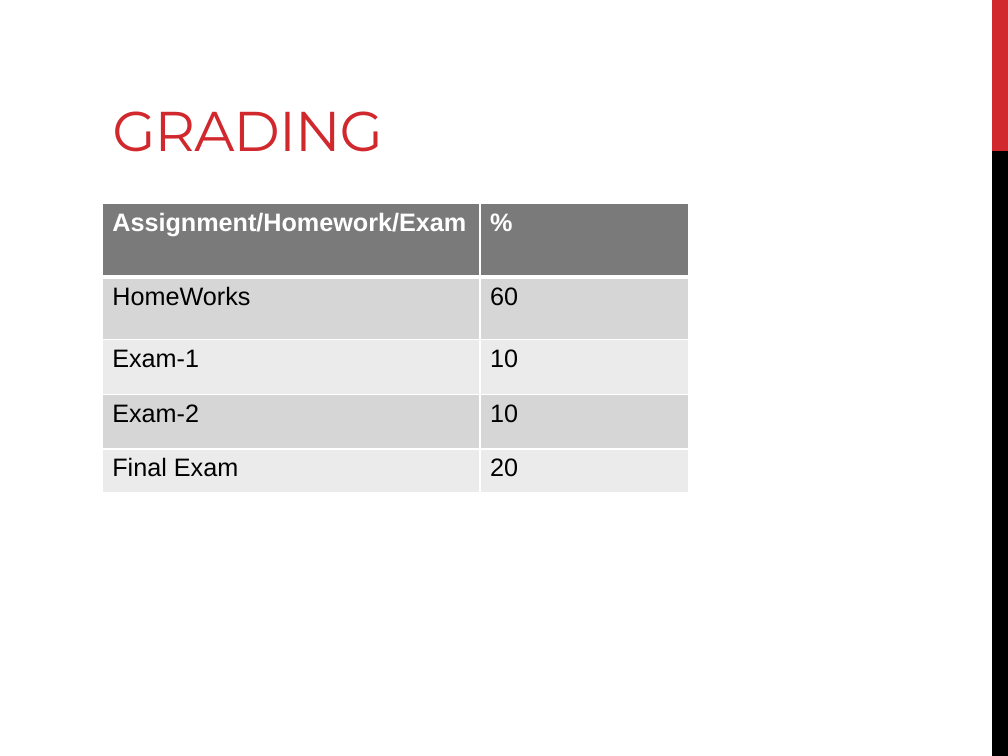
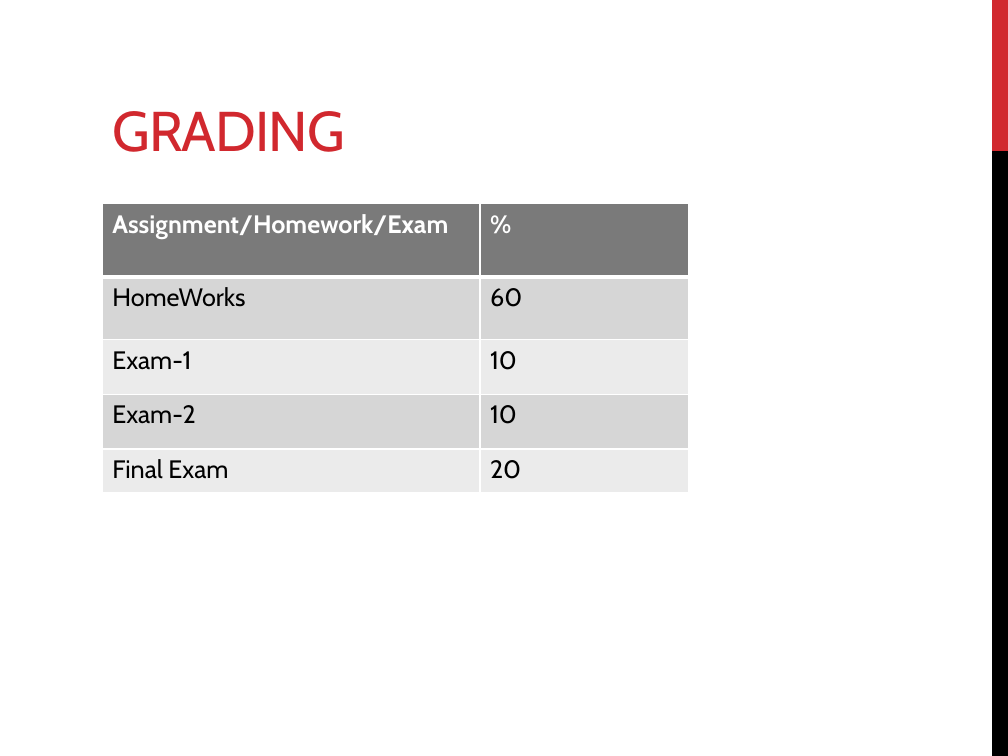
Before and after one commit to mahmoudparsian/data-warehousing-and-business-intelligence, a slide deck: slide 8 of resources/class_lectures/week_01_Introduction_to_MySQL_and_Tableau/week_01_intro_to_course_OMIS_113.pptx. Drawn at 1008x756 pixels with LibreOffice and Linux fonts; fonts in the diff are those of the drawing. Boxes give left, top, right and bottom in pixels: in the first picture for what was removed or moved away, otherwise in the second. Text is boxed around its words. In the diff, an @@ line names an element or a change of style, - is before the commit and + after.

```diff
--- a/resources/class_lectures/week_01_Introduction_to_MySQL_and_Tableau/week_01_intro_to_course_OMIS_113.pptx
+++ b/resources/class_lectures/week_01_Introduction_to_MySQL_and_Tableau/week_01_intro_to_course_OMIS_113.pptx
@@ title "GRADING" at [112, 111, 345, 152]: font Montserrat to Cabin @@
@@ table at [102, 204, 688, 493] @@
@@ font Arial to Cabin @@
```
Also in this commit, not shown: 37 other slides changed, 10 other files.
